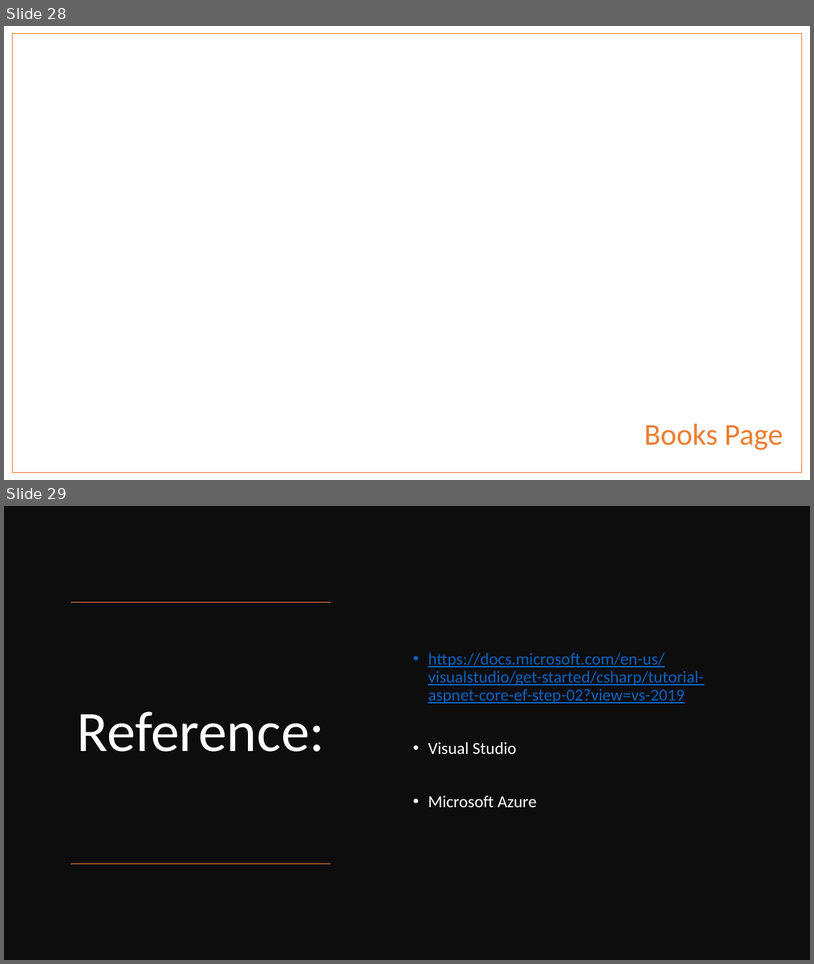
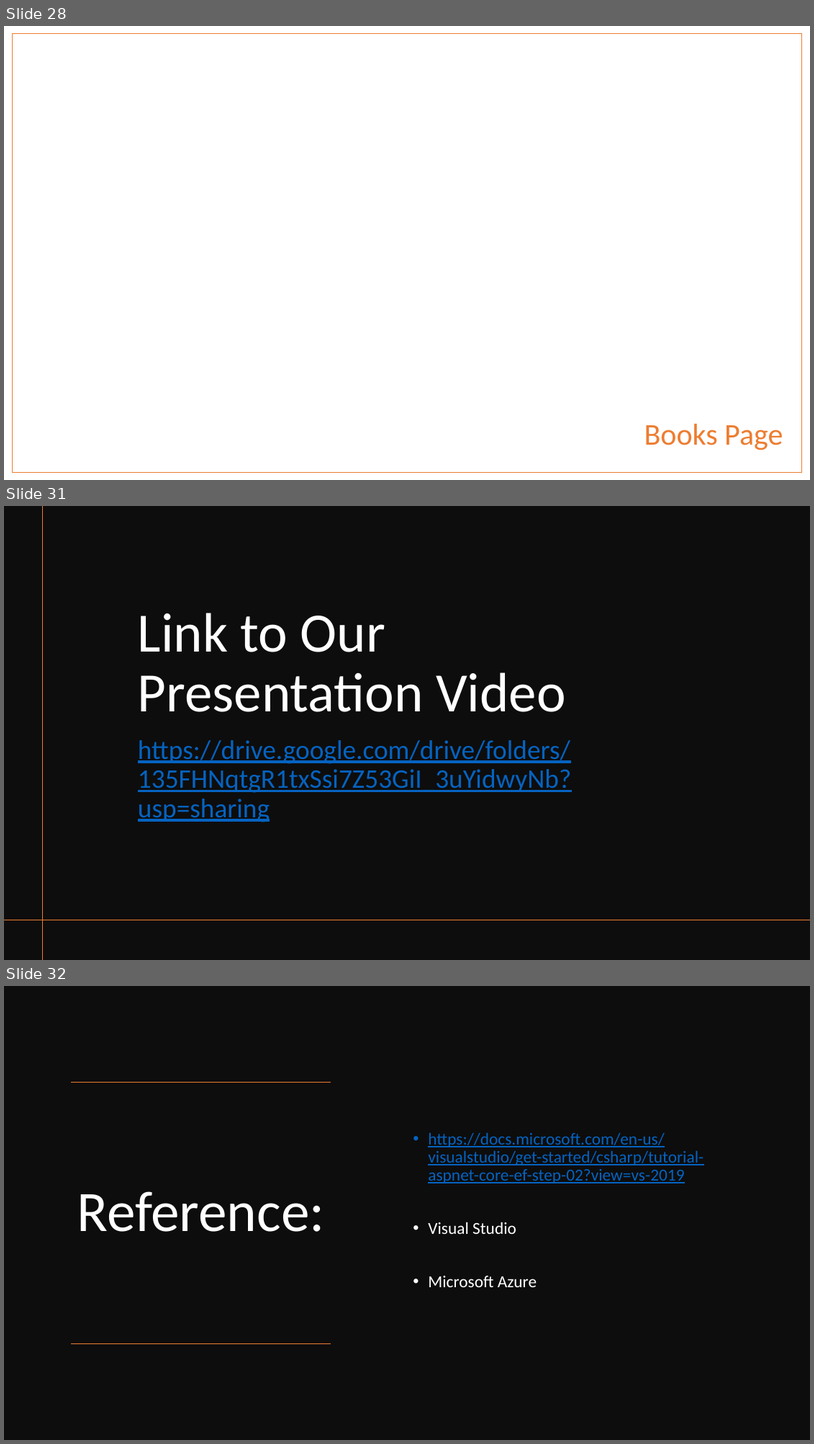
Before and after one commit to maitravpatel/LibraryManagementSystem-CSharp, a slide deck: Final Project of C#.pptx. Shown one above the other, each under a label of ours: slides 28 and 29 before the commit, slides 28, 31 and 32 after it; the slides between them are not shown. The pictures are 814x964 and 814x1444 pixels, drawn with LibreOffice and Linux fonts; fonts in the diff are those of the drawing; background and template pictures are left out. Boxes give left, top, right and bottom in pixels: in the first picture for what was removed or moved away, otherwise in the second. Text is boxed around its words. In the diff, an @@ line names an element or a change of style, - is before the commit and + after.

Commit message:
github and video link

```diff
--- a/Final Project of C#.pptx
+++ b/Final Project of C#.pptx
@@ slide 31 added at <box>4,506,810,960</box>, background #FFFFFF @@
@@ rectangle added at <box>4,506,810,960</box>, fill #0D0D0D @@
@@ line added from (43, 506) to (43, 960), #ED7D31 1 pt @@
@@ title added at <box>138,613,566,712</box>, 66 pt, text #FFFFFF @@
+Link to Our Presentation Video
@@ text added at <box>138,740,571,822</box>, 32 pt, text #0563C1, underline @@
+https://drive.google.com/drive/folders/135FHNqtgR1txSsi7Z53GiI_3uYidwyNb?usp=sharing
@@ line added from (810, 920) to (4, 920), #ED7D31 1 pt @@
@@ what was slide 29 is now slide 32 @@
```
Also in this commit, not shown: 2 other slides added, 2 other files.
